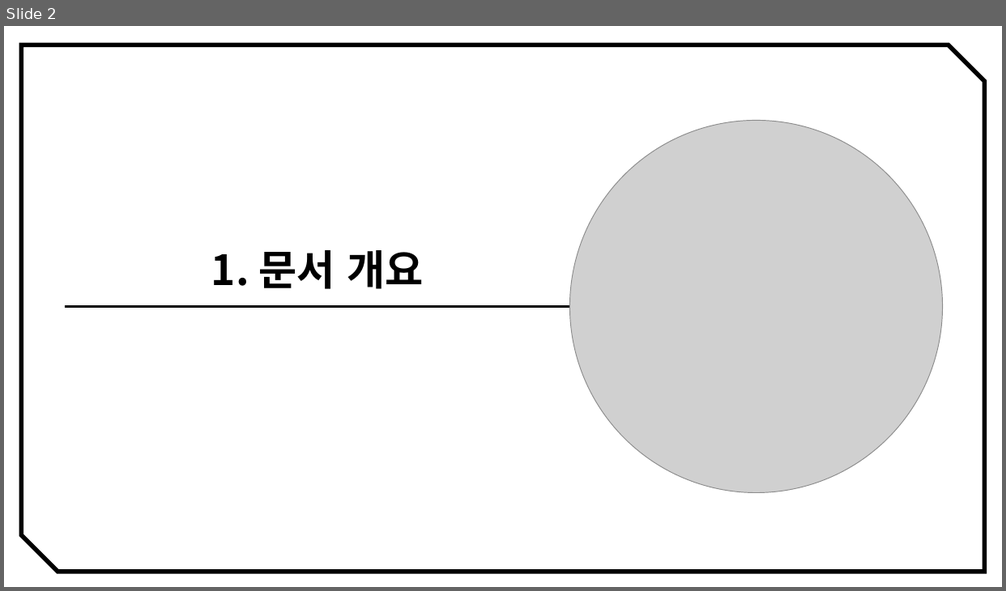
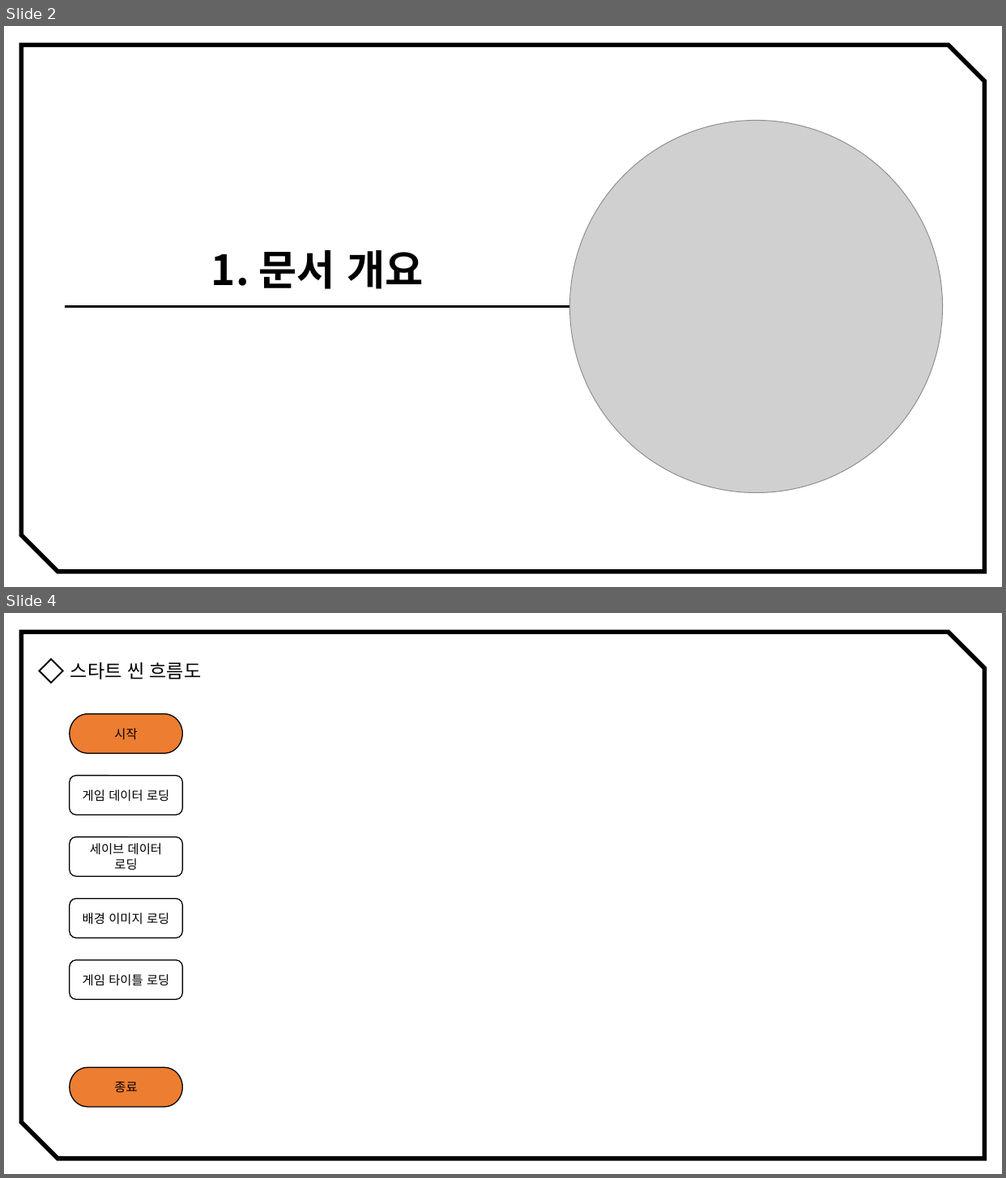
Before and after one commit to ikarijaeyoung/Project_SkyPower, a slide deck: Project_Design/한세웅/5조_SkyPower_씬별흐름도.pptx. Shown one above the other, each under a label of ours: slide 2 before the commit, slides 2 and 4 after it; the slides between them are not shown. The pictures are 1006x591 and 1006x1178 pixels, drawn with LibreOffice and Linux fonts; fonts in the diff are those of the drawing; grey boxes stand for pictures. Boxes give left, top, right and bottom in pixels: in the first picture for what was removed or moved away, otherwise in the second. Text is boxed around its words. In the diff, an @@ line names an element or a change of style, - is before the commit and + after.

Commit message:
[Docs] Scene Flow Update
씬 별 흐름도 문서 업데이트

```diff
--- a/Project_Design/한세웅/5조_SkyPower_씬별흐름도.pptx
+++ b/Project_Design/한세웅/5조_SkyPower_씬별흐름도.pptx
@@ slide 4 added at (x1=4, y1=613, x2=1002, y2=1174), background #FFFFFF @@
@@ snip diag rect added at (x1=21, y1=632, x2=985, y2=1159), outline #000000 4.25 pt @@
@@ diamond added at (x1=39, y1=659, x2=63, y2=683), outline #000000 1.5 pt @@
@@ text added at (x1=70, y1=662, x2=202, y2=679), 18 pt, text #000000 @@
+스타트 씬 흐름도
@@ pill shape added at (x1=70, y1=714, x2=183, y2=754), fill #ED7D31, outline #000000 1 pt, 12 pt, text #000000 @@
+시작
@@ rounded rectangle added at (x1=70, y1=776, x2=183, y2=815), outline #000000 1 pt, 12 pt, text #000000 @@
+게임 데이터 로딩
@@ rounded rectangle added at (x1=70, y1=837, x2=183, y2=876), outline #000000 1 pt, 12 pt, text #000000 @@
+세이브 데이터 로딩
@@ rounded rectangle added at (x1=70, y1=899, x2=183, y2=939), outline #000000 1 pt, 12 pt, text #000000 @@
+배경 이미지 로딩
@@ rounded rectangle added at (x1=70, y1=960, x2=183, y2=1000), outline #000000 1 pt, 12 pt, text #000000 @@
+게임 타이틀 로딩
@@ pill shape added at (x1=70, y1=1068, x2=183, y2=1108), fill #ED7D31, outline #000000 1 pt, 12 pt, text #000000 @@
+종료
```
Also in this commit, not shown: 1 slide changed, 9 other slides added, 1 slide removed.
